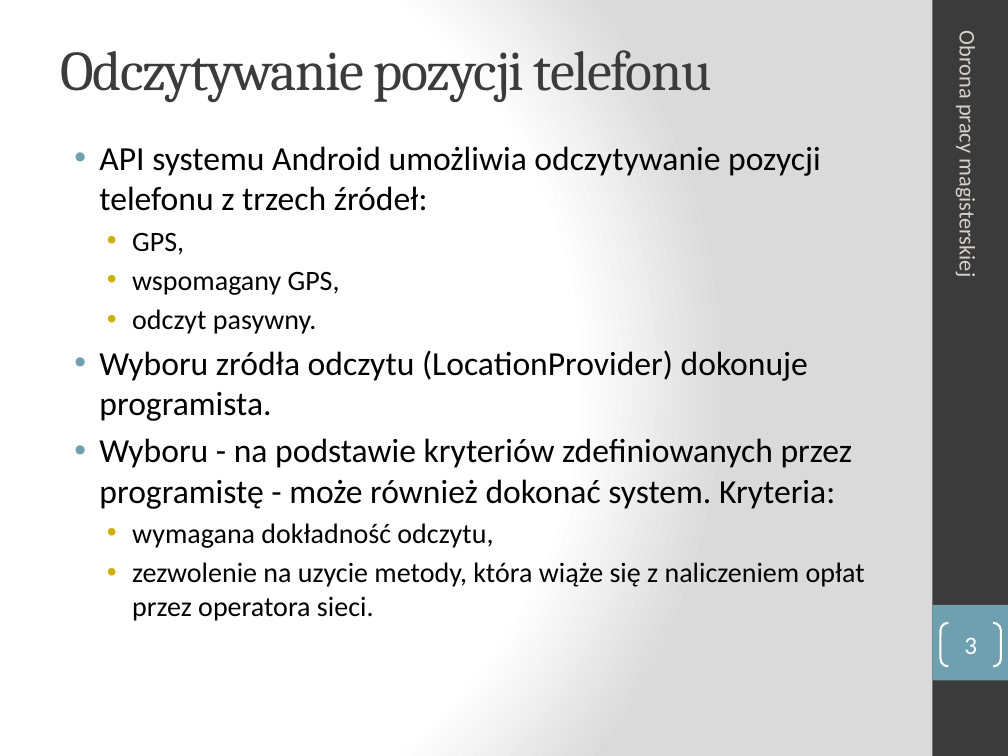
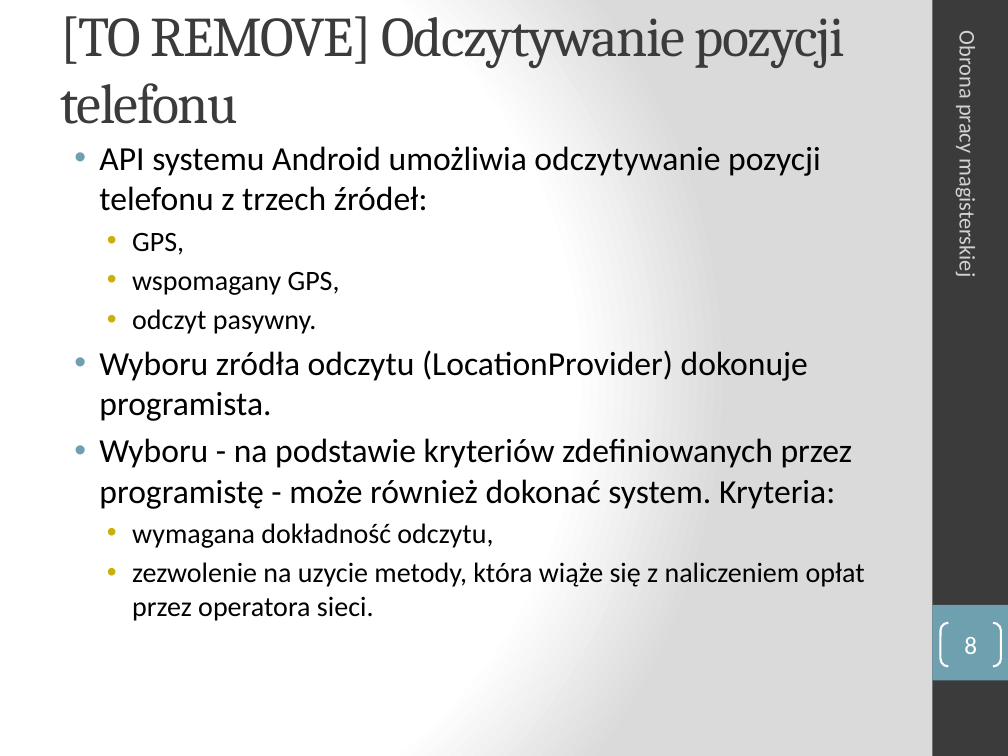
Before and after one commit to manisero/MasterThesis, a slide deck: slide 8 of thesis/presentation/presentation.pptx (slide 3 before the commit). Drawn at 1008x756 pixels with LibreOffice and Linux fonts; fonts in the diff are those of the drawing. Boxes give left, top, right and bottom in pixels: in the first picture for what was removed or moved away, otherwise in the second. Text is boxed around its words. In the diff, an @@ line names an element or a change of style, - is before the commit and + after.

Commit message:
Presentation

```diff
--- a/thesis/presentation/presentation.pptx
+++ b/thesis/presentation/presentation.pptx
@@ title at <box>60,16,846,124</box>: text changed @@
-Odczytywanie pozycji telefonu
+[TO REMOVE] Odczytywanie pozycji telefonu
@@ page number at <box>964,637,977,654</box>: text changed @@
-3
+8
```
Also in this commit, not shown: 2 other slides changed, 5 slides added.
